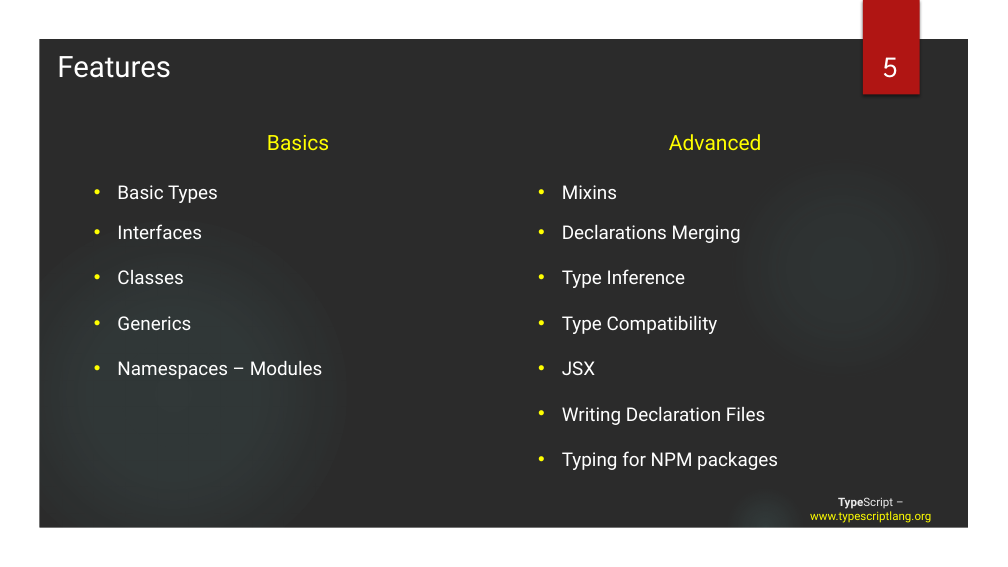
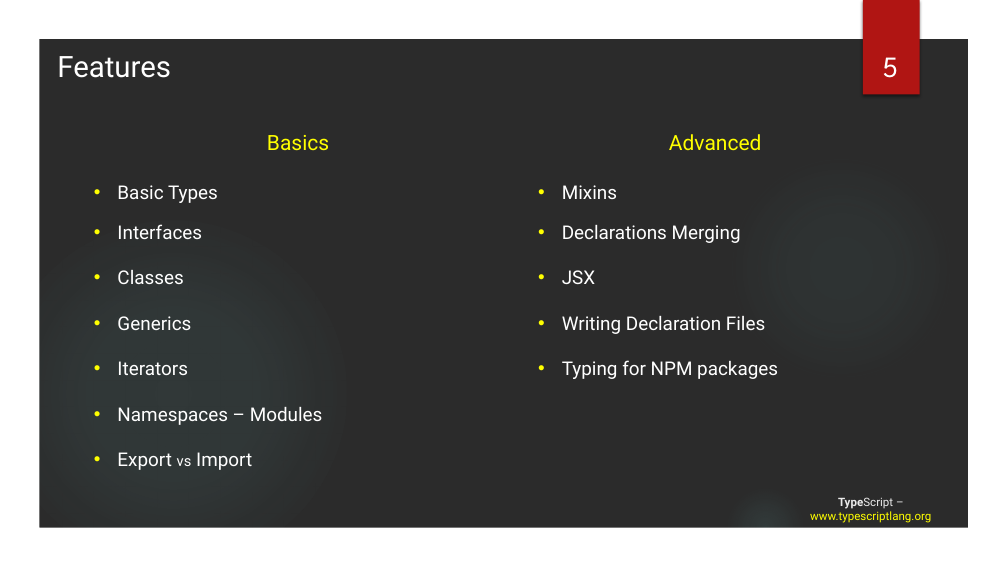
Before and after one commit to tainhx/SSFE, a slide deck: slide 5 of TypeScript.pptx. Drawn at 1008x567 pixels with LibreOffice and Linux fonts; fonts in the diff are those of the drawing; background and template pictures are left out; a plain dark background stands for a picture behind light text. Boxes give left, top, right and bottom in pixels: in the first picture for what was removed or moved away, otherwise in the second. Text is boxed around its words. In the diff, an @@ line names an element or a change of style, - is before the commit and + after.

```diff
--- a/TypeScript.pptx
+++ b/TypeScript.pptx
@@ text at (x1=562, y1=269, x2=718, y2=334): paragraphs removed @@
-• Type Inference
-• Type Compatibility
@@ text at (x1=117, y1=361, x2=188, y2=375): paragraph added @@
+• Iterators
@@ text at (x1=117, y1=452, x2=252, y2=470): paragraph added @@
+• Export vs Import
```
Also in this commit, not shown: 5 other slides changed, 5 slides added, 5 other files.
